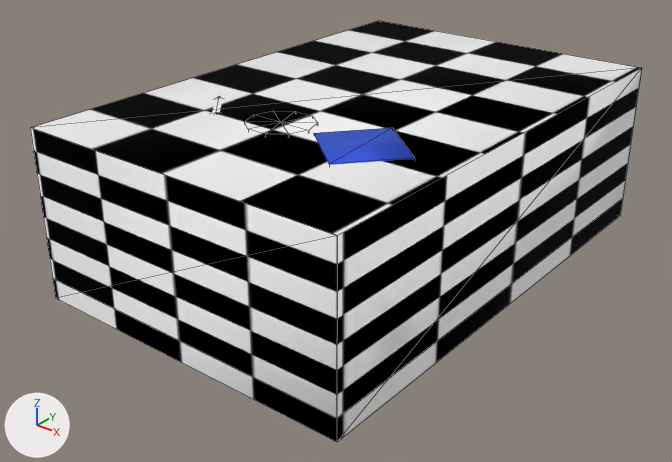
One commit to the OBJ model Mesh/Scene.obj: the scene before it, then after it.
The view is the same before and after, from a 50 mm camera at (30.3, -41.3, 18.1) aimed at (-0.8, -2.5, -5.9). Arrows for +X, +Y and +Z are at lower left; the lights stay in place. Mesh edges are drawn as thin lines. Where no turn or scale is listed for an object, it has been applied to the vertices.

In view in the first picture: 'Cube', 'Cylinder', 'Room', 'Rubby'.
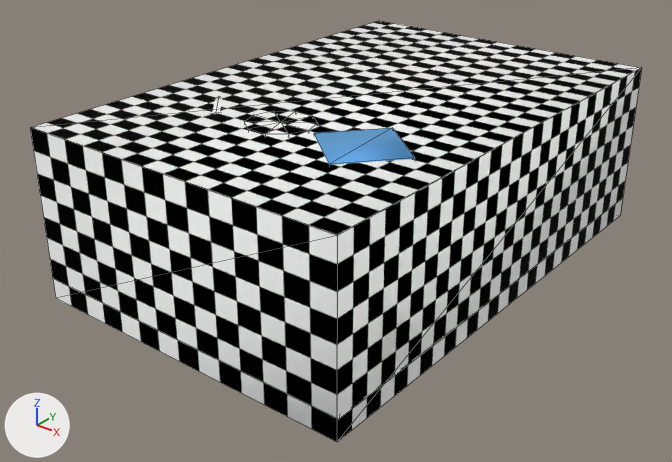
Changed parts and their boxes (x1, y1, x2, y2) in the pictures (672 x 462 px):
'Room', surface changed
    both: (30, 21, 642, 438)
'Cube', recoloured
    both: (314, 128, 415, 165)
'Ceiling', surface changed
    both: (337, 210, 607, 419)
part 1 of me_room, surface changed
    both: (31, 21, 642, 442)

Diff of the bpy script that builds the scene:
```diff
--- a/Mesh/Scene.obj.py
+++ b/Mesh/Scene.obj.py
@@ img_arrow_png @@
+img_arrow_png = load_image('arrow.png', 'tex/arrow.png', 500, 285, 'sRGB')
@@ mat_2 @@
 mat_2 = principled_material('2')
-mat_2.base_color = (0.08, 0.164, 0.8)  # blue #5071e7
+mat_2.base_color = (0.206, 0.522, 0.86)  # blue #7dbfef
 mat_2.metallic = 1.0
@@ mat_0 @@
 n2 = _N.new('ShaderNodeTexImage'); n2.name = 'Image Texture'
 n2.image = img_block_jpg
-n3 = _N.new('ShaderNodeTexCoord'); n3.name = 'Texture Coordinate'
-n4 = _N.new('ShaderNodeMapping'); n4.name = 'Mapping'
-n4.inputs[3].default_value = (0.29, 1.0, 1.0)  # 'Scale'
-_L.new(n3.outputs[2], n4.inputs[0])  # 'UV' to 'Vector'
-_L.new(n4.outputs[0], n2.inputs[0])  # 'Vector' to 'Vector'
 _L.new(n2.outputs[0], n0.inputs[0])  # 'Color' to 'Base Color'
@@ mat_4 @@
+mat_4 = bpy.data.materials.new('4')
+# uses the picture img_arrow_png
@@ me_room @@
 me_room.from_pydata(...)  # 8 vertices, 10 faces; spans x -10.0..10.0, y -15.8..14.2, z -7.8..2.2
 # used by ob_room; location = (0.0, 0.0, 0.0)
+# me_room part 1: texture (UV) coordinates of 6 of 10 faces, centred in x -10.0..10.0, y -5.8..4.2, z -4.5..2.2, changed; they spanned u 0.0..1.0, v 0.0..1.0 and now span u -0.5..1.5, v -1.51..2.49
 me_room.materials.append(mat_0)
@@ me_rubby @@
 me_rubby.from_pydata(...)  # 12 vertices, 20 faces; spans x -7.63..-2.61, y -9.91..-4.73, z -2.22..2.25
-me_rubby.materials.append(mat_0)
+me_rubby.materials.append(mat_4)
```
